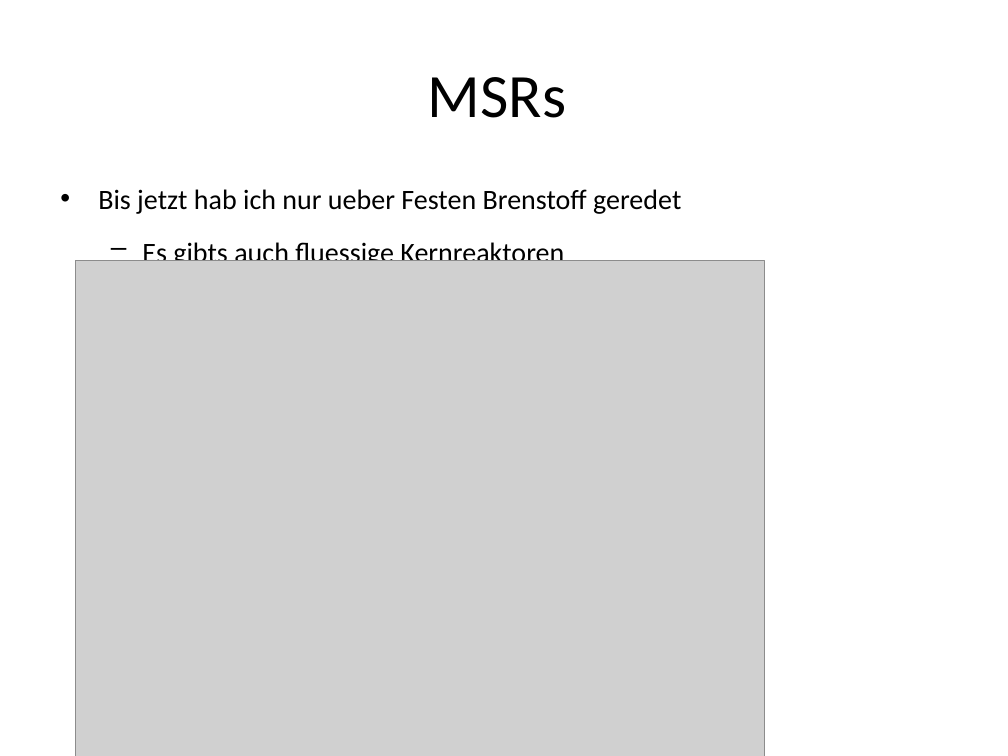
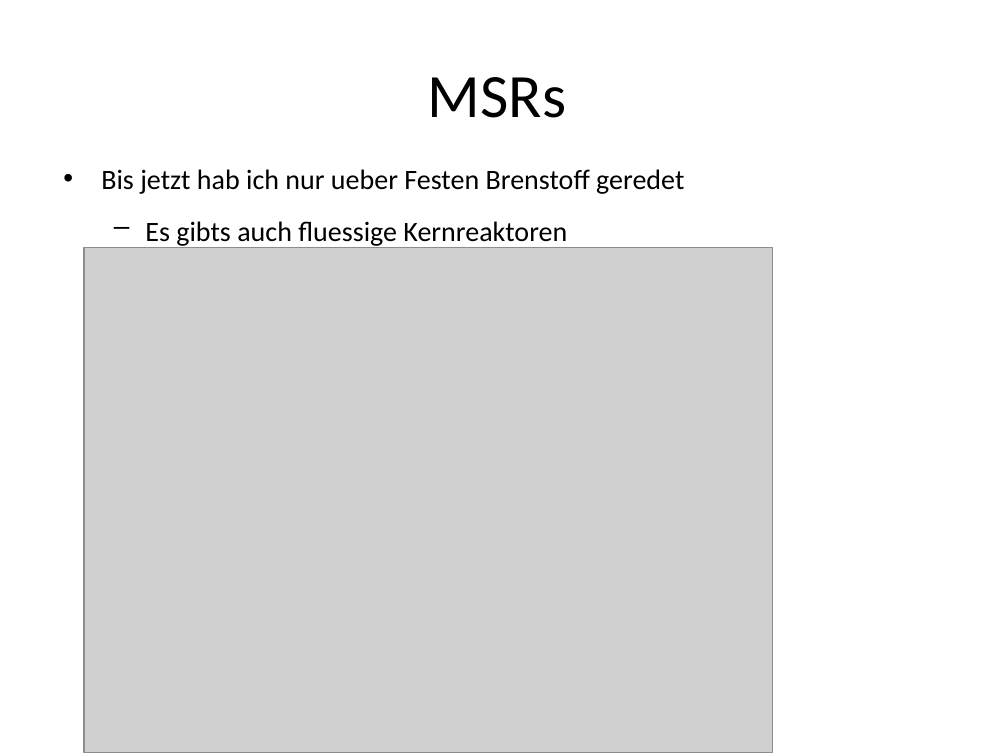
Before and after one commit to EnemyoftheFarmer/Thorium-Presentation, a slide deck: slide 16 of Thorium Reactors.pptx. Drawn at 1008x756 pixels with LibreOffice and Linux fonts; fonts in the diff are those of the drawing; grey boxes stand for pictures. Boxes give left, top, right and bottom in pixels: in the first picture for what was removed or moved away, otherwise in the second. Text is boxed around its words. In the diff, an @@ line names an element or a change of style, - is before the commit and + after.

```diff
--- a/Thorium Reactors.pptx
+++ b/Thorium Reactors.pptx
@@ text "Bis jetzt hab ich nur ...": place and size @@
-text "Bis jetzt hab ich nur ..." at (98,189,681,268)
+text "Bis jetzt hab ich nur ..." at (101,169,684,248)
@@ picture: place and size @@
-picture at (76,260,764,756)
+picture at (84,247,772,752)
```
Also in this commit, not shown: 3 other slides changed.
